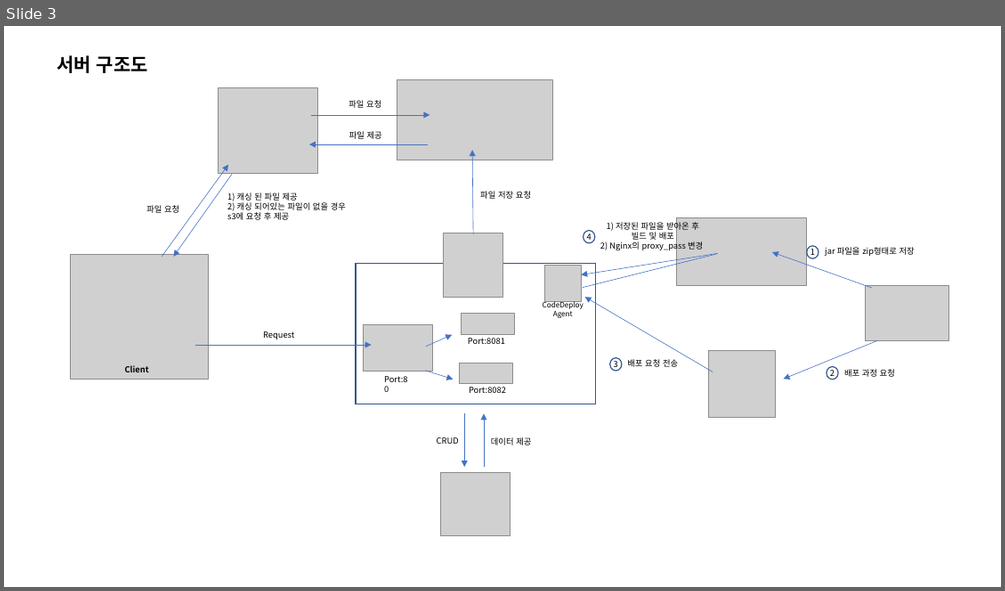
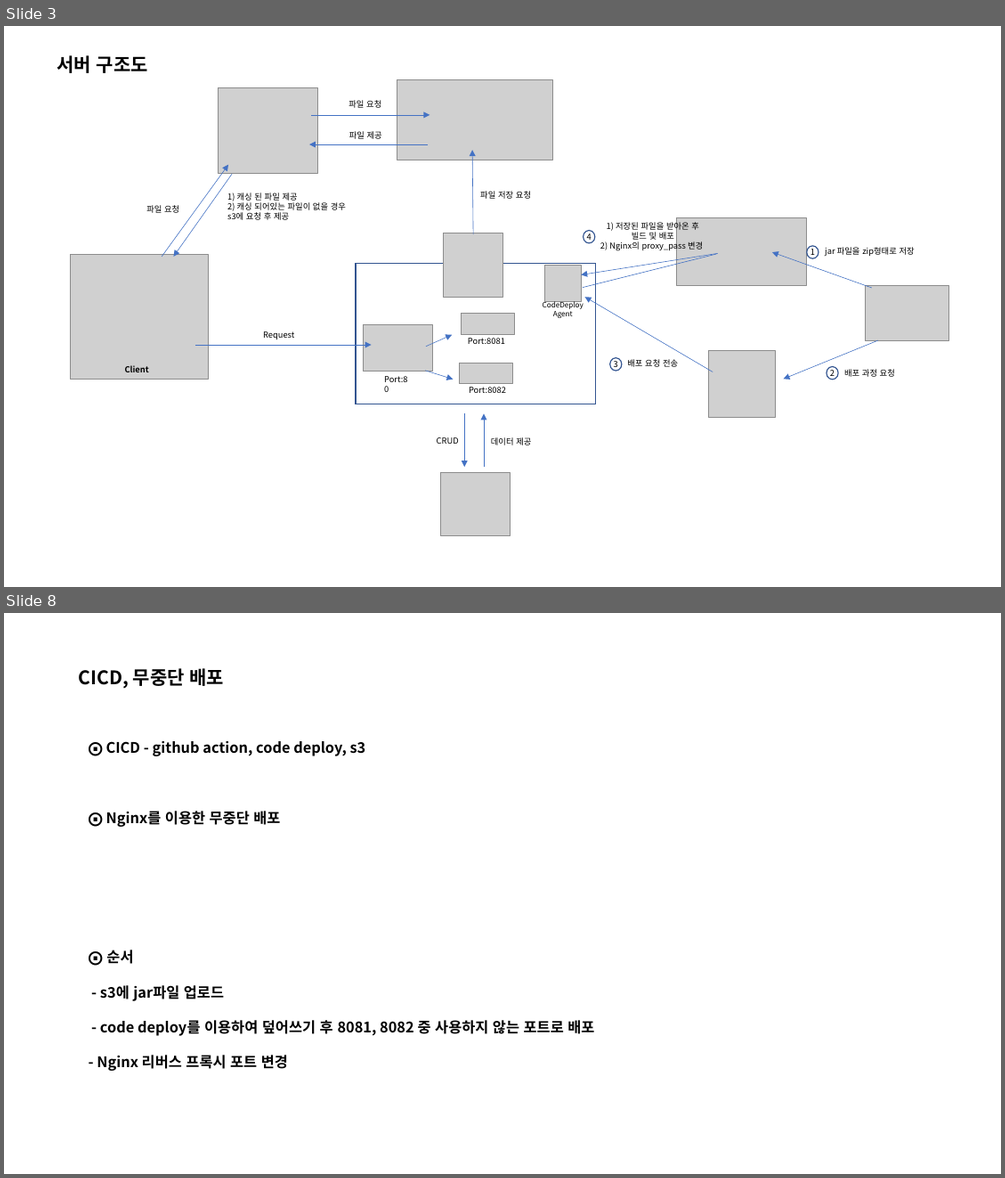
Before and after one commit to ohjinhokor/PortFolio, a slide deck: 오진호 포트폴리오.pptx. Shown one above the other, each under a label of ours: slide 3 before the commit, slides 3 and 8 after it; the slides between them are not shown. The pictures are 1005x591 and 1005x1178 pixels, drawn with LibreOffice and Linux fonts; fonts in the diff are those of the drawing; grey boxes stand for pictures; background and template pictures are left out. Boxes give left, top, right and bottom in pixels: in the first picture for what was removed or moved away, otherwise in the second. Text is boxed around its words. In the diff, an @@ line names an element or a change of style, - is before the commit and + after.

```diff
--- a/오진호 포트폴리오.pptx
+++ b/오진호 포트폴리오.pptx
@@ slide 8 added at (4,613,1001,1174), background #FFFFFF @@
@@ text added at (79,668,225,688), 18 pt, text #000000, bold @@
+CICD, 무중단 배포
@@ text added at (97,741,594,1070), 14 pt, text #000000, bold @@
+⨀ CICD - github action, code deploy, s3
+⨀ Nginx를 이용한 무중단 배포
+⨀ 순서
+- s3에 jar파일 업로드
+- code deploy를 이용하여 덮어쓰기 후 8081, 8082 중 사용하지 않는 포트로 배포
+- Nginx 리버스 프록시 포트 변경
```
Also in this commit, not shown: 5 slides changed, 5 other slides added, 2 slides removed, 4 other files.
